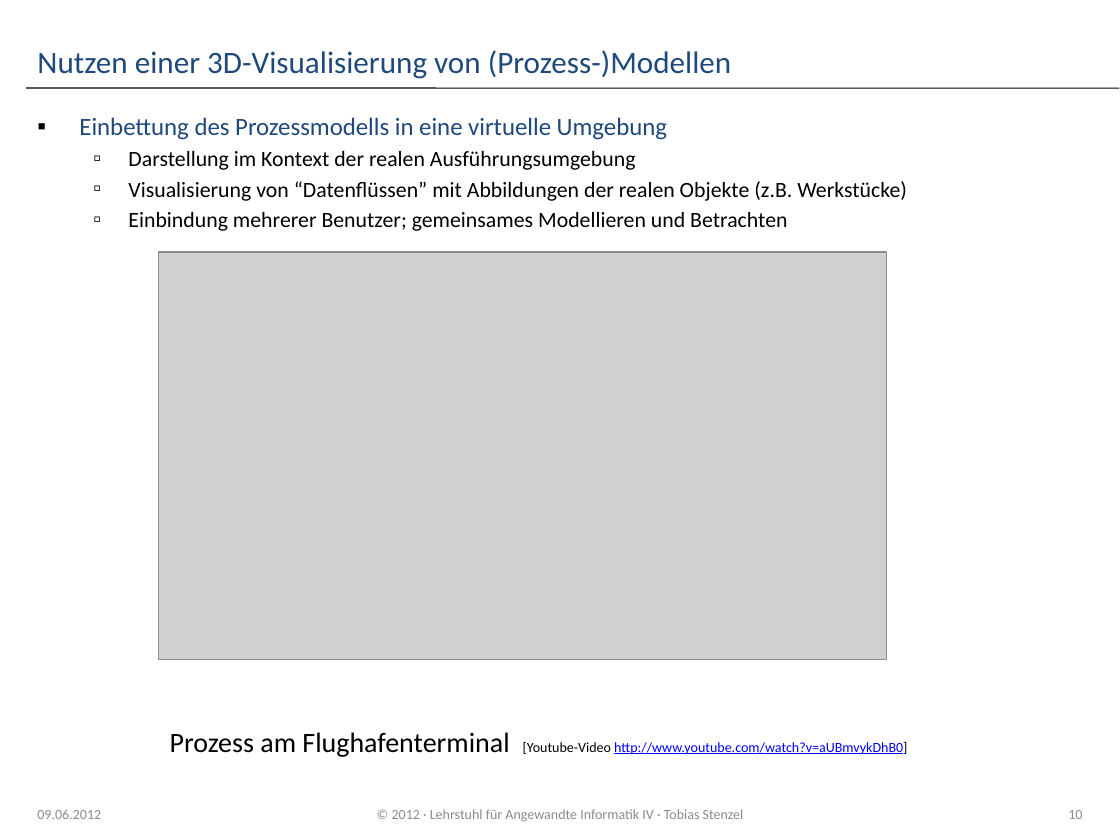
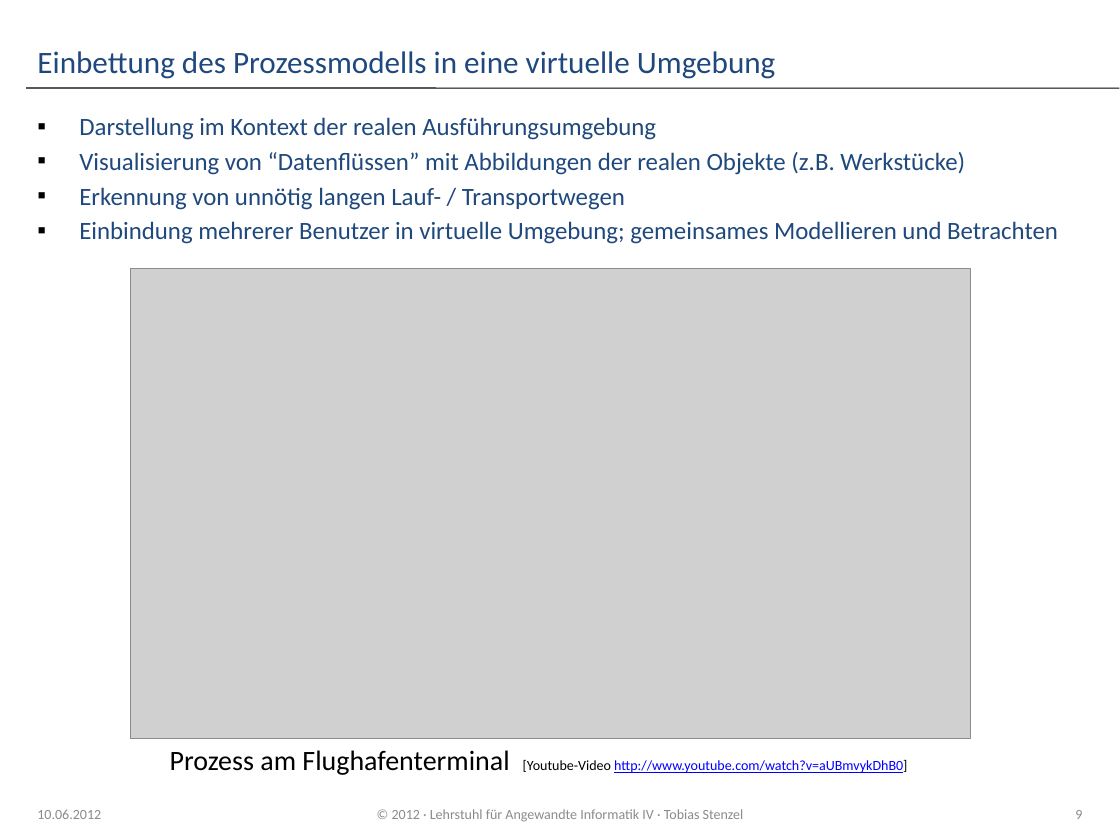
Before and after one commit to dpausp/ba-thesis, a slide deck: slide 9 of Praesentation_IPM3D.pptx (slide 10 before the commit). Drawn at 1120x840 pixels with LibreOffice and Linux fonts; fonts in the diff are those of the drawing; grey boxes stand for pictures; background and template pictures are left out. Boxes give left, top, right and bottom in pixels: in the first picture for what was removed or moved away, otherwise in the second. Text is boxed around its words. In the diff, an @@ line names an element or a change of style, - is before the commit and + after.

```diff
--- a/Praesentation_IPM3D.pptx
+++ b/Praesentation_IPM3D.pptx
@@ title at [37, 51, 776, 79]: text changed @@
-Nutzen einer 3D-Visualisierung von (Prozess-)Modellen
+Einbettung des Prozessmodells in eine virtuelle Umgebung
@@ text at [79, 117, 667, 140]: paragraph removed @@
-▪ Einbettung des Prozessmodells in eine virtuelle Umgebung
@@ text at [79, 117, 965, 175]: size 14 to 16 pt, text colour #000000 to #1F497D in "Darstellung im Kontext der realen Ausführungsumgebung", "Visualisierung von “Datenflüssen” mit Abbildungen der realen ..."; bullet ▫ to ▪; list level 2 to 1 in "Darstellung im Kontext der realen ..."; list level 2 to 1 in "Visualisierung von “Datenflüssen” mit Abbildungen ..." @@
@@ text at [79, 187, 1058, 244]: text changed; size 14 to 16 pt; text colour #000000 to #1F497D @@
-  ▫ Einbindung mehrerer Benutzer; gemeinsames Modellieren und Betrachten
+▪ Erkennung von unnötig langen Lauf- / Transportwegen
+▪ Einbindung mehrerer Benutzer in virtuelle Umgebung; gemeinsames Modellieren und Betrachten
@@ picture: place and size @@
-picture at [159, 252, 887, 660]
+picture at [131, 269, 971, 739]
@@ text "Prozess am Flughafenterminal [Youtube-Video http://www.youtu ...": place and size @@
-text "Prozess am Flughafenterminal [Youtube-Video http://www.youtu ..." at [170, 732, 907, 757]
+text "Prozess am Flughafenterminal [Youtube-Video http://www.youtu ..." at [170, 750, 907, 775]
@@ text at [37, 809, 101, 819]: text changed @@
-09.06.2012
+10.06.2012
@@ page number at [1075, 810, 1082, 819]: text changed @@
-10
+9
```
Also in this commit, not shown: 27 other slides changed, 2 slides added, 3 slides removed, 1 other file.
